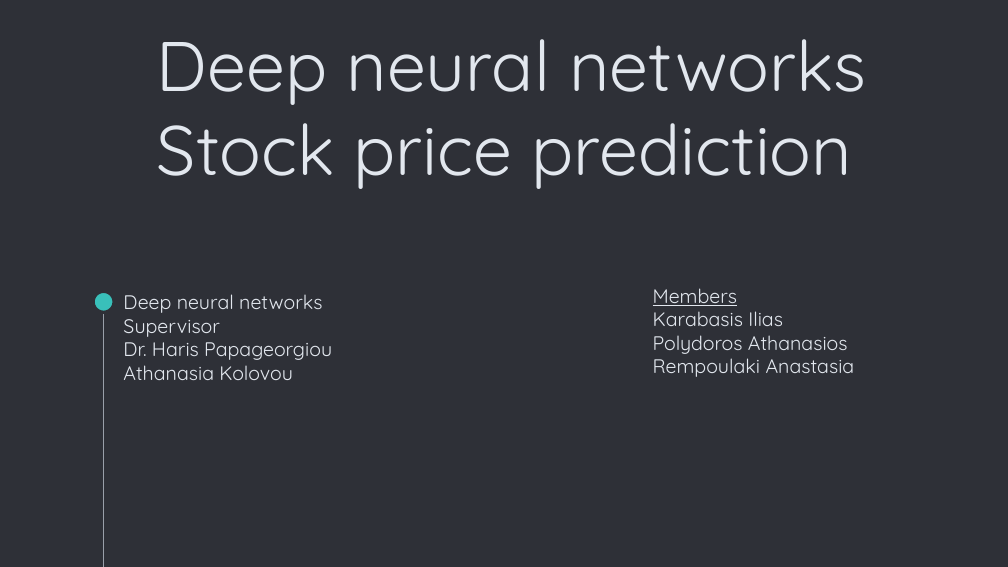
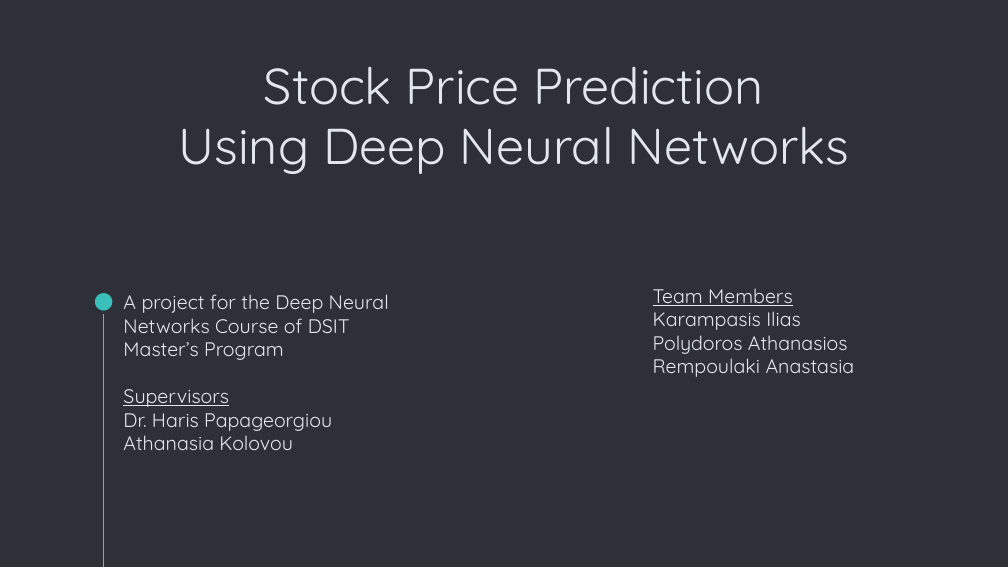
Before and after one commit to karabasisilias92/deep-neural-nets-stock-prediction-models, a slide deck: slide 1 of Deep Neural Nets - Presentation.pptx. Drawn at 1008x567 pixels with LibreOffice and Linux fonts; fonts in the diff are those of the drawing. Boxes give left, top, right and bottom in pixels: in the first picture for what was removed or moved away, otherwise in the second. Text is boxed around its words. In the diff, an @@ line names an element or a change of style, - is before the commit and + after.

```diff
--- a/Deep Neural Nets - Presentation.pptx
+++ b/Deep Neural Nets - Presentation.pptx
@@ title at box(179, 67, 849, 174): text changed; size 50 to 36 pt @@
-Deep neural networks
-Stock price prediction
+Stock Price Prediction
+Using Deep Neural Networks
@@ text at box(123, 294, 389, 407): text changed @@
-Deep neural networks
-Supervisor
+A project for the Deep Neural Networks Course of DSIT Master’s Program
+Supervisors
@@ text at box(653, 288, 801, 330): text changed @@
-Members
-Karabasis Ilias
+Team Members
+Karampasis Ilias
```
Also in this commit, not shown: 18 other slides changed, 8 slides added, 5 slides removed.
